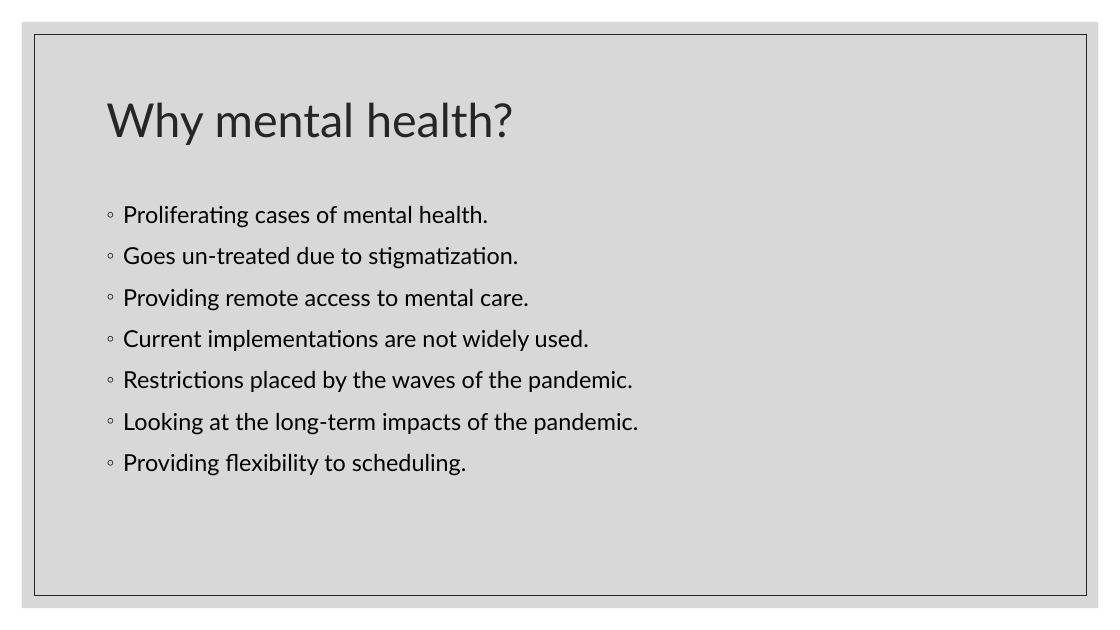
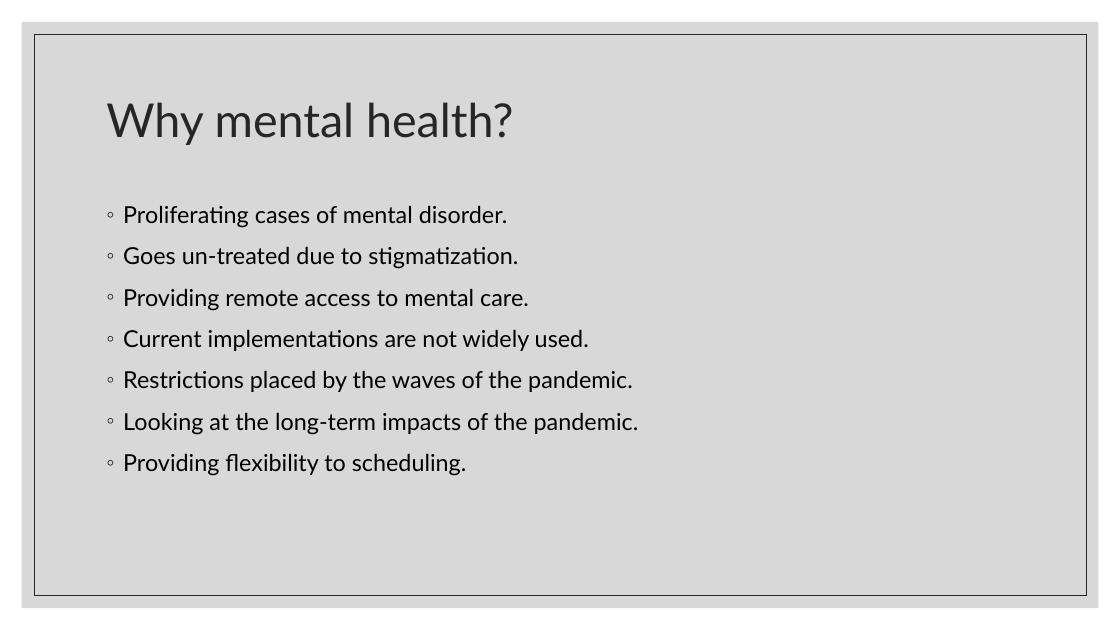
Before and after one commit to 04rookie/dissertationProject, a slide deck: slide 3 of documents/Presentation.pptx. Drawn at 1120x630 pixels with LibreOffice and Linux fonts; fonts in the diff are those of the drawing. Boxes give left, top, right and bottom in pixels: in the first picture for what was removed or moved away, otherwise in the second. Text is boxed around its words. In the diff, an @@ line names an element or a change of style, - is before the commit and + after.

Commit message:
spelling

```diff
--- a/documents/Presentation.pptx
+++ b/documents/Presentation.pptx
@@ text at [123,205,508,228]: text changed @@
-◦ Proliferating cases of mental health.
+◦ Proliferating cases of mental disorder.
```
